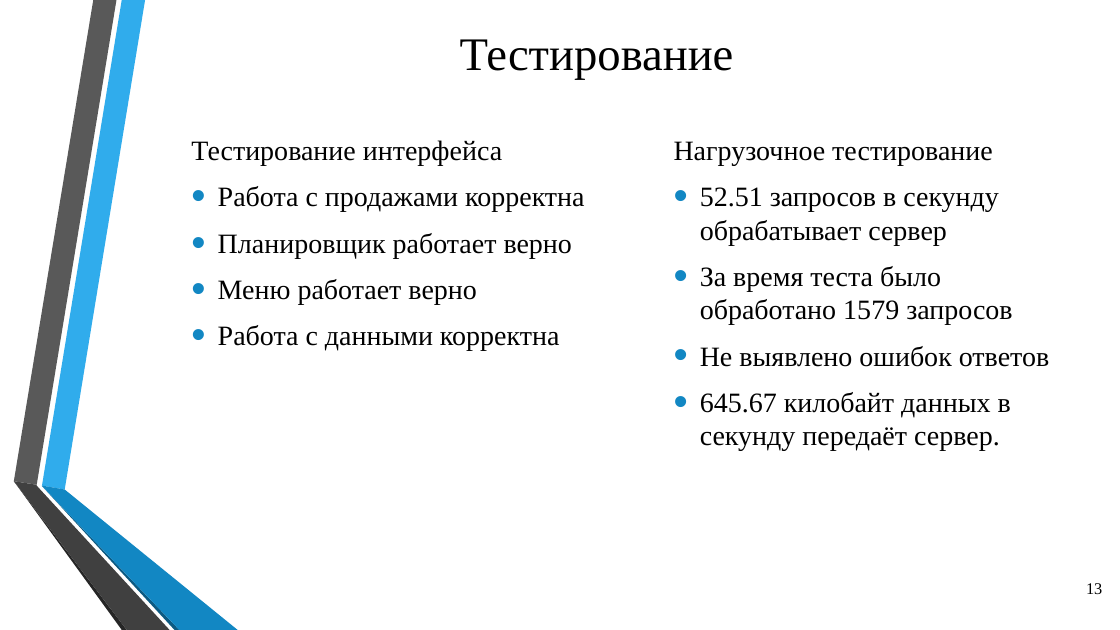
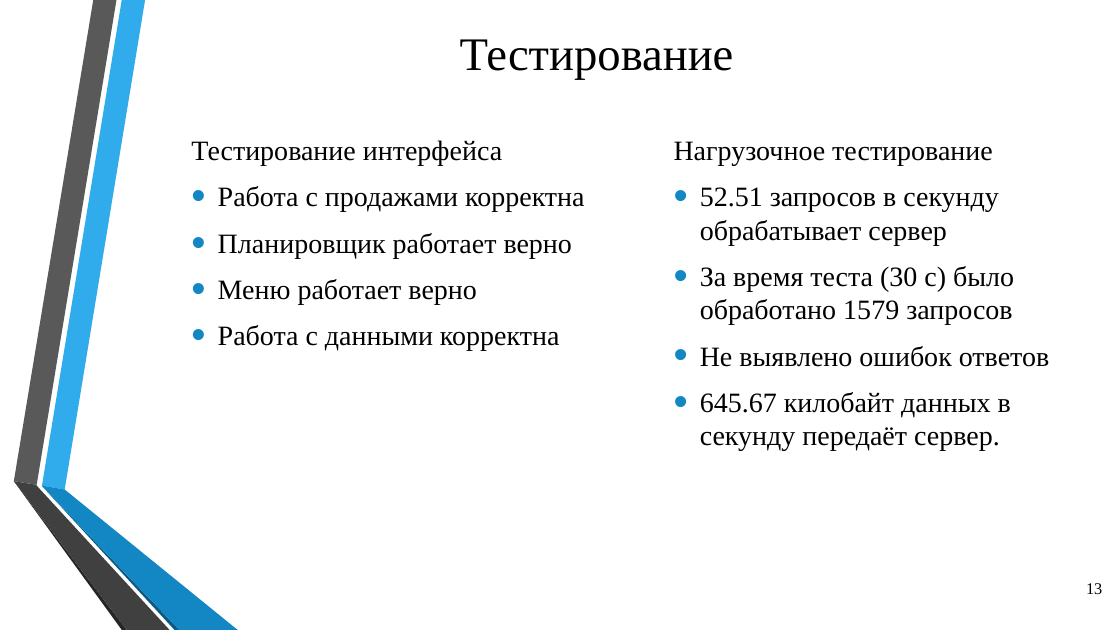
Before and after one commit to Yaroher2442/diplom-dev, a slide deck: slide 13 of diplom_preza.pptx. Drawn at 1120x630 pixels with LibreOffice and Linux fonts; fonts in the diff are those of the drawing; background and template pictures are left out. Boxes give left, top, right and bottom in pixels: in the first picture for what was removed or moved away, otherwise in the second. Text is boxed around its words. In the diff, an @@ line names an element or a change of style, - is before the commit and + after.

```diff
--- a/diplom_preza.pptx
+++ b/diplom_preza.pptx
@@ text at [700,266,1014,325]: text changed @@
-• За время теста было обработано 1579 запросов
+• За время теста (30 с) было обработано 1579 запросов
```
Also in this commit, not shown: 2 other slides changed.
